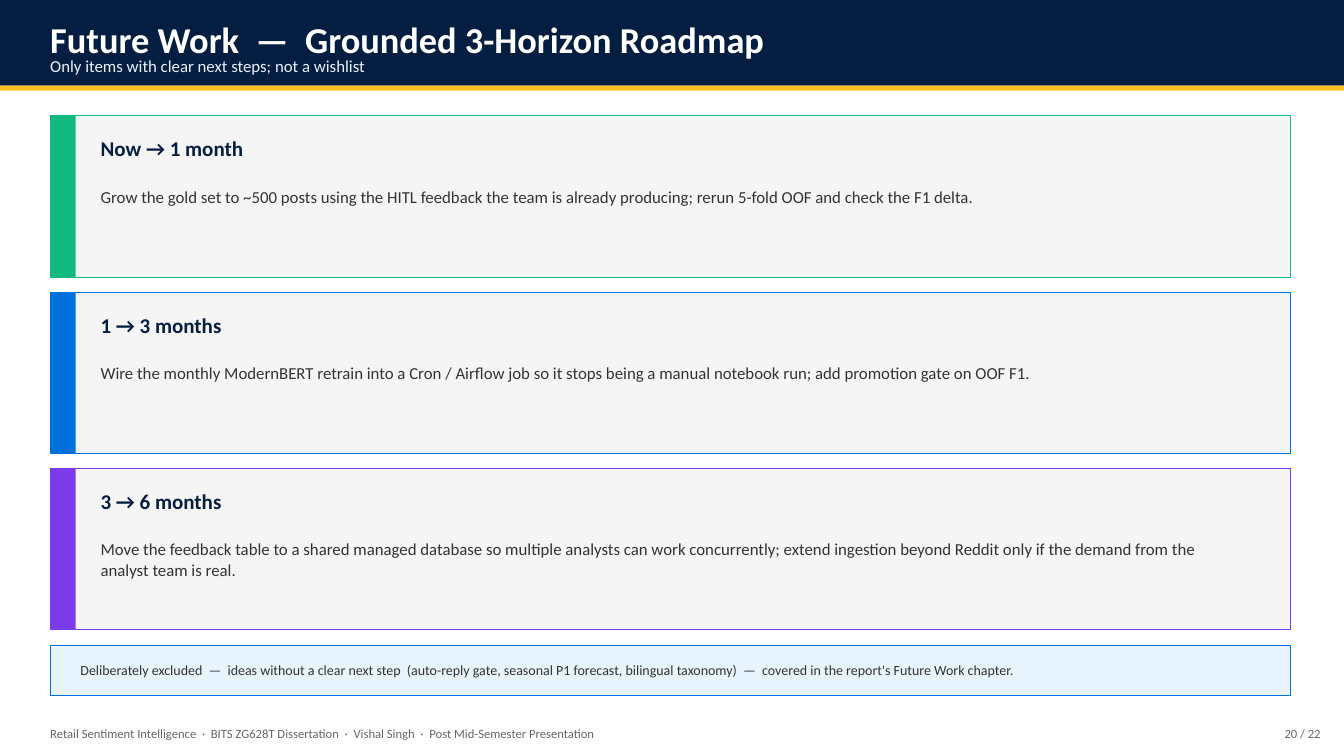
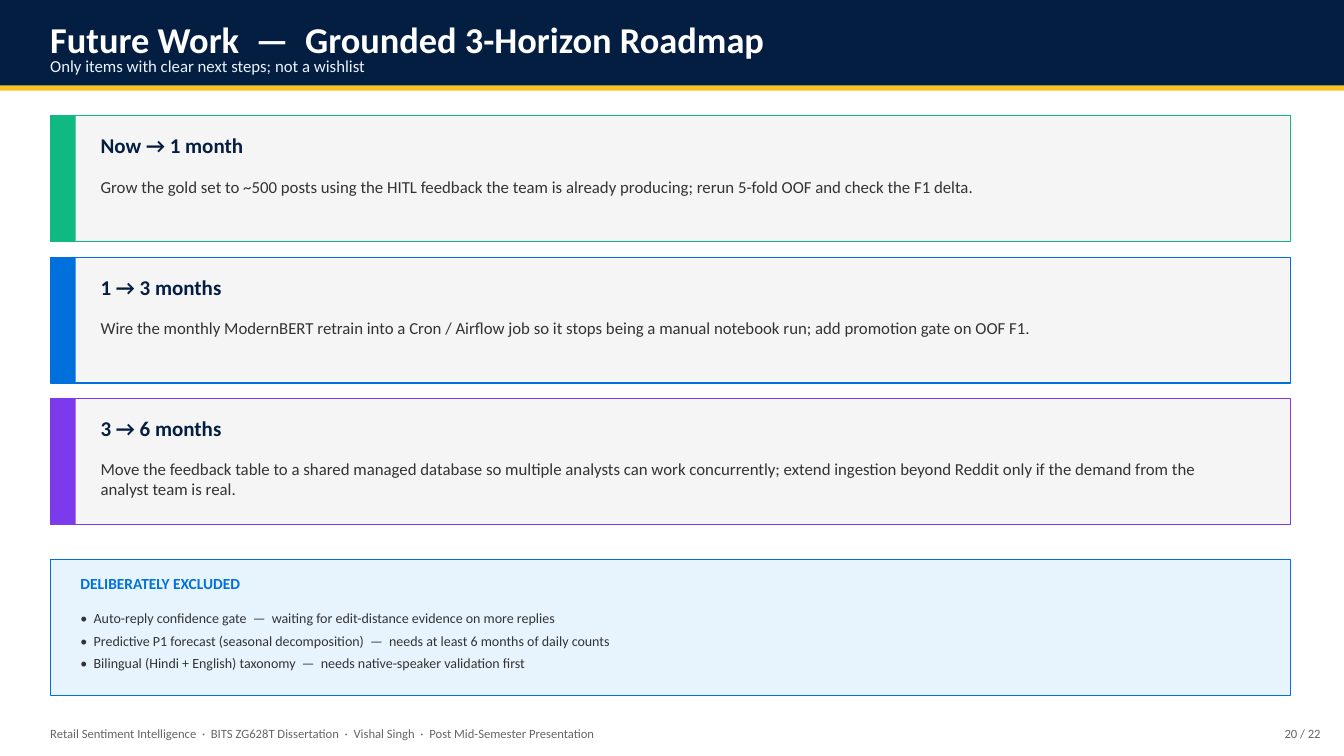
Before and after one commit to vishalvishal099/Retail-Sentiment-Intelligence, a slide deck: slide 20 of docs/Sem_4/FINAL_PRESENTATION_VishalSingh_2020AA05641.pptx. Drawn at 1344x756 pixels with LibreOffice and Linux fonts; fonts in the diff are those of the drawing. Boxes give left, top, right and bottom in pixels: in the first picture for what was removed or moved away, otherwise in the second. Text is boxed around its words. In the diff, an @@ line names an element or a change of style, - is before the commit and + after.

```diff
--- a/docs/Sem_4/FINAL_PRESENTATION_VishalSingh_2020AA05641.pptx
+++ b/docs/Sem_4/FINAL_PRESENTATION_VishalSingh_2020AA05641.pptx
@@ rectangle: place and size @@
-rectangle at [50, 116, 1291, 277]
+rectangle at [50, 116, 1291, 242]
@@ rectangle: place and size @@
-rectangle at [50, 116, 76, 277]
+rectangle at [50, 116, 76, 242]
@@ text "Grow the gold set to ...": place and size @@
-text "Grow the gold set to ..." at [101, 191, 973, 206]
+text "Grow the gold set to ..." at [101, 181, 973, 196]
@@ rectangle: place and size @@
-rectangle at [50, 292, 1291, 454]
+rectangle at [50, 257, 1291, 383]
@@ rectangle: place and size @@
-rectangle at [50, 292, 76, 454]
+rectangle at [50, 257, 76, 383]
@@ text "1 → 3 months": place and size @@
-text "1 → 3 months" at [101, 318, 221, 333]
+text "1 → 3 months" at [101, 280, 221, 295]
@@ text "Wire the monthly ModernBERT retrain ...": place and size @@
-text "Wire the monthly ModernBERT retrain ..." at [101, 367, 1029, 382]
+text "Wire the monthly ModernBERT retrain ..." at [101, 322, 1029, 337]
@@ rectangle: place and size @@
-rectangle at [50, 469, 1291, 630]
+rectangle at [50, 398, 1291, 524]
@@ rectangle: place and size @@
-rectangle at [50, 469, 76, 630]
+rectangle at [50, 398, 76, 524]
@@ text "3 → 6 months": place and size @@
-text "3 → 6 months" at [101, 494, 221, 509]
+text "3 → 6 months" at [101, 421, 221, 436]
@@ text "Move the feedback table to ...": place and size @@
-text "Move the feedback table to ..." at [101, 543, 1195, 579]
+text "Move the feedback table to ..." at [101, 463, 1195, 498]
@@ rectangle: place and size @@
-rectangle at [50, 645, 1291, 696]
+rectangle at [50, 560, 1291, 696]
@@ text added at [80, 579, 240, 589], 11 pt, text #0071DC, bold @@
+DELIBERATELY EXCLUDED
@@ text "• Auto-reply confidence gate — ..." at [94, 613, 610, 671]: vertical alignment middle to top @@
@@ text at [94, 613, 610, 671]: text changed @@
-Deliberately excluded — ideas without a clear next step (auto-reply gate, seasonal P1 forecast, bilingual taxonomy) — covered in the report's Future Work chapter.
+• Auto-reply confidence gate — waiting for edit-distance evidence on more replies
+• Predictive P1 forecast (seasonal decomposition) — needs at least 6 months of daily counts
+• Bilingual (Hindi + English) taxonomy — needs native-speaker validation first
```
Also in this commit, not shown: 15 other slides changed, 2 other files.
